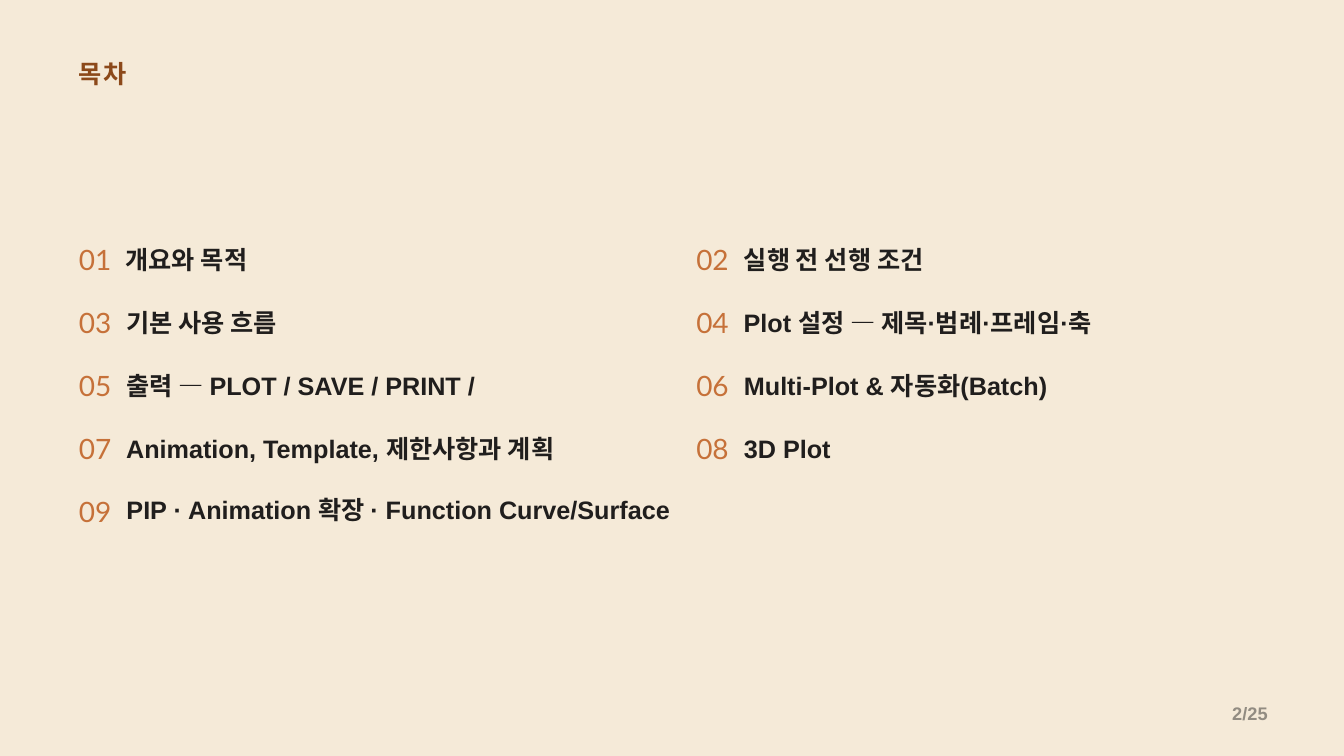
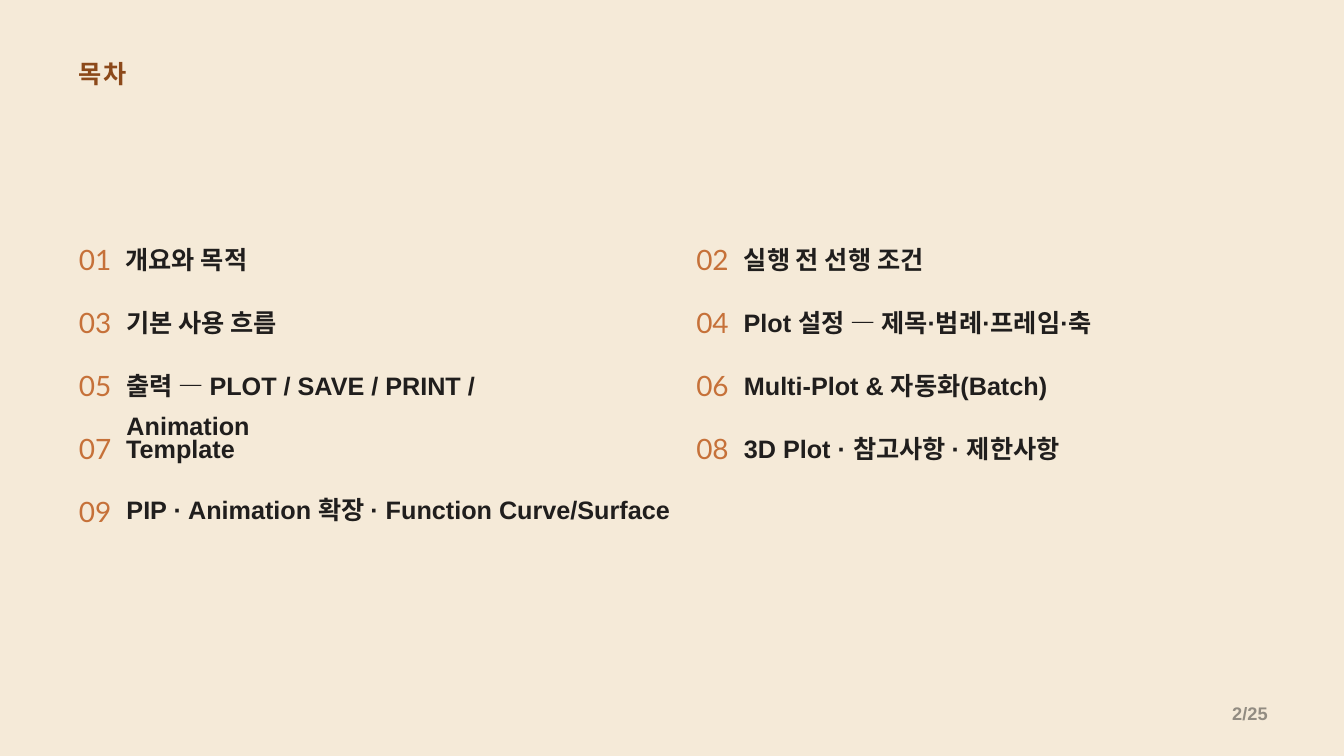
Before and after one commit to CWKIM113/CathPlot_Pub, a slide deck: slide 2 of CathPlot_발표.pptx. Drawn at 1344x756 pixels with LibreOffice and Linux fonts; fonts in the diff are those of the drawing. Boxes give left, top, right and bottom in pixels: in the first picture for what was removed or moved away, otherwise in the second. Text is boxed around its words. In the diff, an @@ line names an element or a change of style, - is before the commit and + after.

```diff
--- a/CathPlot_발표.pptx
+++ b/CathPlot_발표.pptx
@@ text at (126,374,461,440): text changed @@
-출력 — PLOT / SAVE / PRINT /
+출력 — PLOT / SAVE / PRINT / Animation
@@ text at (126,439,235,463): text changed @@
-Animation, Template, 제한사항과 계획
+Template
@@ text at (744,436,1060,461): text changed @@
-3D Plot
+3D Plot · 참고사항 · 제한사항
```
Also in this commit, not shown: 5 other slides changed, 1 other file.
